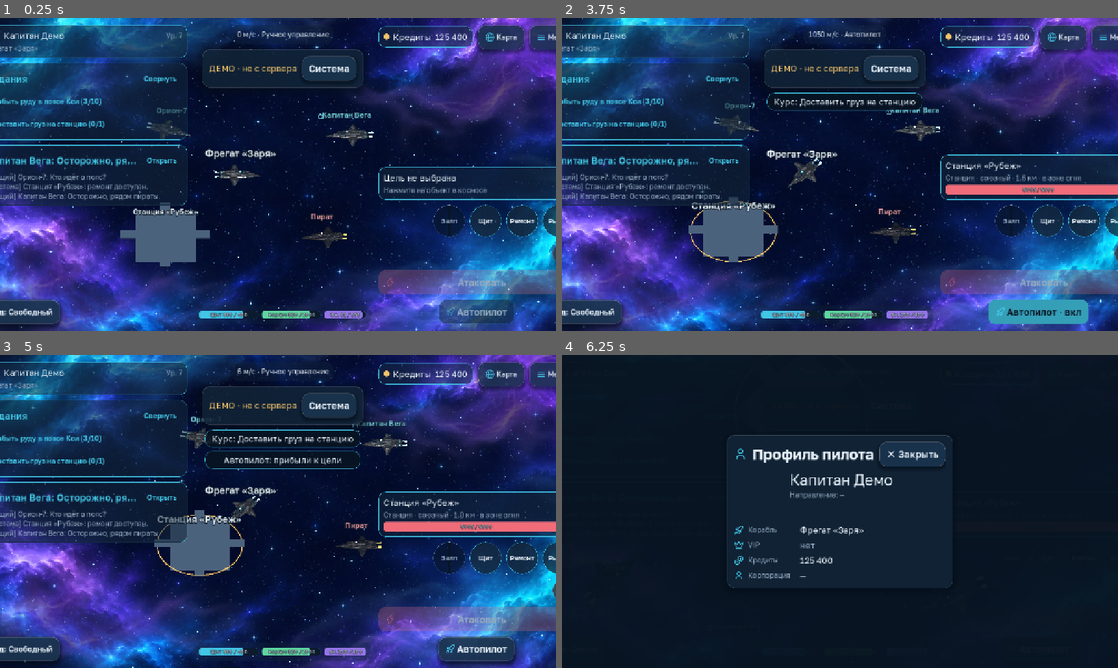
Above: before the commit, frames 1-4 (two rows, left to right).
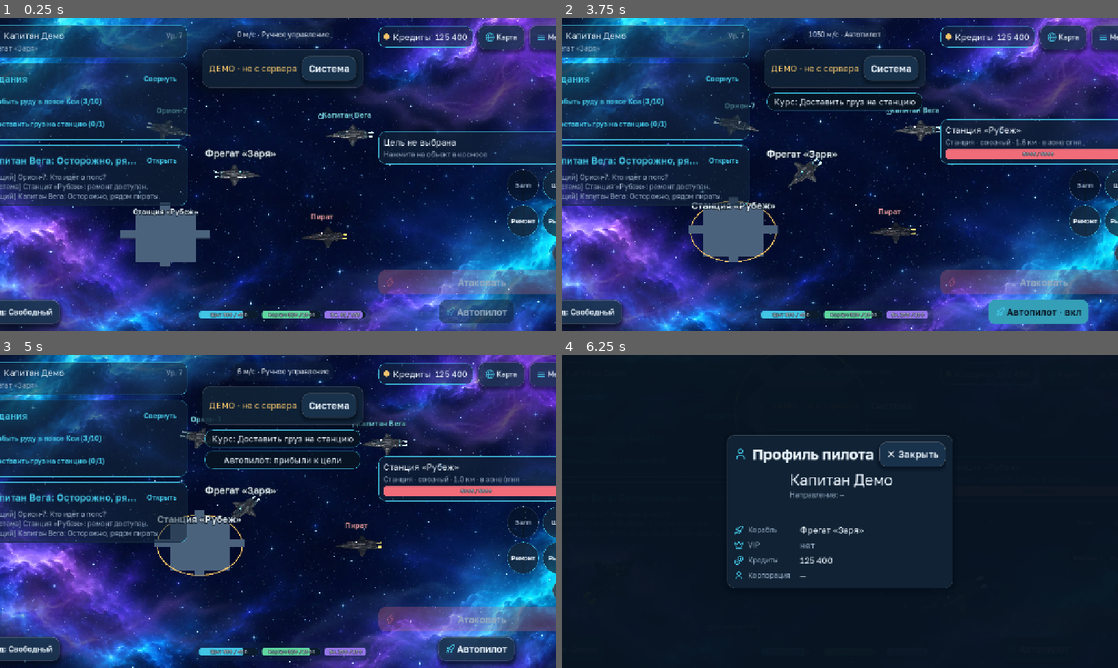
Above: after the commit, the same moments.

Repository: maillunex-lang/CosmocRPG
Game: Godot game, scene res://scenes/space.tscn
Two runs of this game, one before a commit and one after it. Both use one fixed random seed, a clock stepped at 60 frames per second and the inputs below. This scene is started directly instead of the project's main scene.
Inputs (mouse positions are in pixels of both pictures, inside the frame that each line leads up to):
- Up to frame 1 (0.25 s): no input
- Up to frame 2 (3.75 s): click "Свернуть" at 0.5 s; click "Развернуть" at 1.25 s; click "Добыть руду в поясе Кси (3/10)" at 2 s; click "Доставить груз на станцию (0/…" at 2.75 s; click "Открыть" at 3.5 s
- Up to frame 3 (5 s): tap Enter at 4.25 s; drag from (116, 511) to (333, 442) at 4.27 s
- Up to frame 4 (6.25 s): click "Вид: Свободный" at 5 s; drag from (645, 380) to (812, 574) at 5.77 s

The runs differ from the first frame. In frame 1, 2.5% of the frame differs, in the area x 68-100%, y 36-71%; in frame 2, 4.6%; in frame 3, 4.7%, in the area x 68-100%, y 32-71%; in frame 4, less than 0.1%.

Commit message:
fix: chat on the live server, skill cluster beside attack

Diff:
--- a/client/scenes/hud.tscn
+++ b/client/scenes/hud.tscn
@@ -203,11 +203,12 @@
 horizontal_alignment = 1
 text = "0 м/с"
 
-[node name="SkillsGrid" type="HBoxContainer" parent="SafeArea/Columns/CenterStack/CombatBlock/Box"]
-unique_name_in_owner = true
-layout_mode = 2
-theme_override_constants/separation = 8
-alignment = 1
+[node name="SkillsGrid" type="GridContainer" parent="SafeArea/Columns/CenterStack/CombatBlock/Box"]
+unique_name_in_owner = true
+layout_mode = 2
+theme_override_constants/h_separation = 8
+theme_override_constants/v_separation = 8
+columns = 2
 
 [node name="AutoSkillsButton" type="Button" parent="SafeArea/Columns/CenterStack/CombatBlock/Box/SkillsGrid"]
 unique_name_in_owner = true
